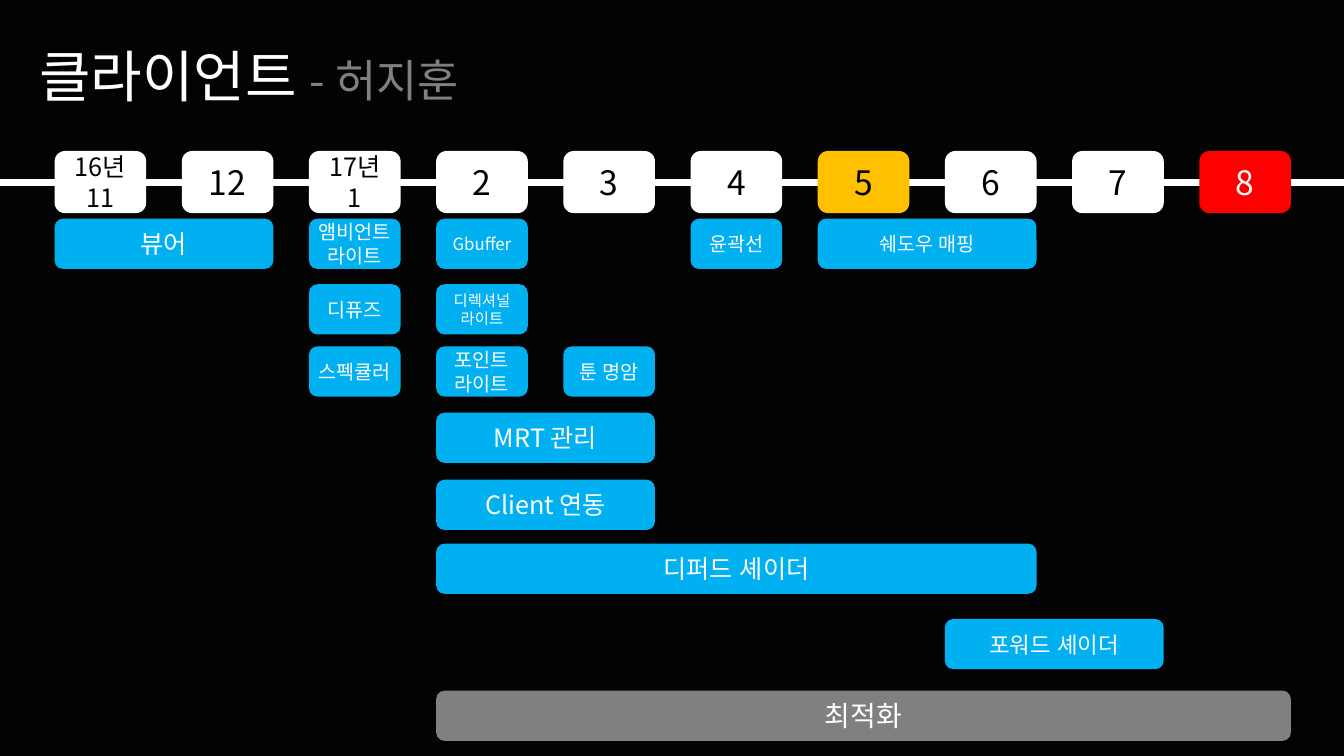
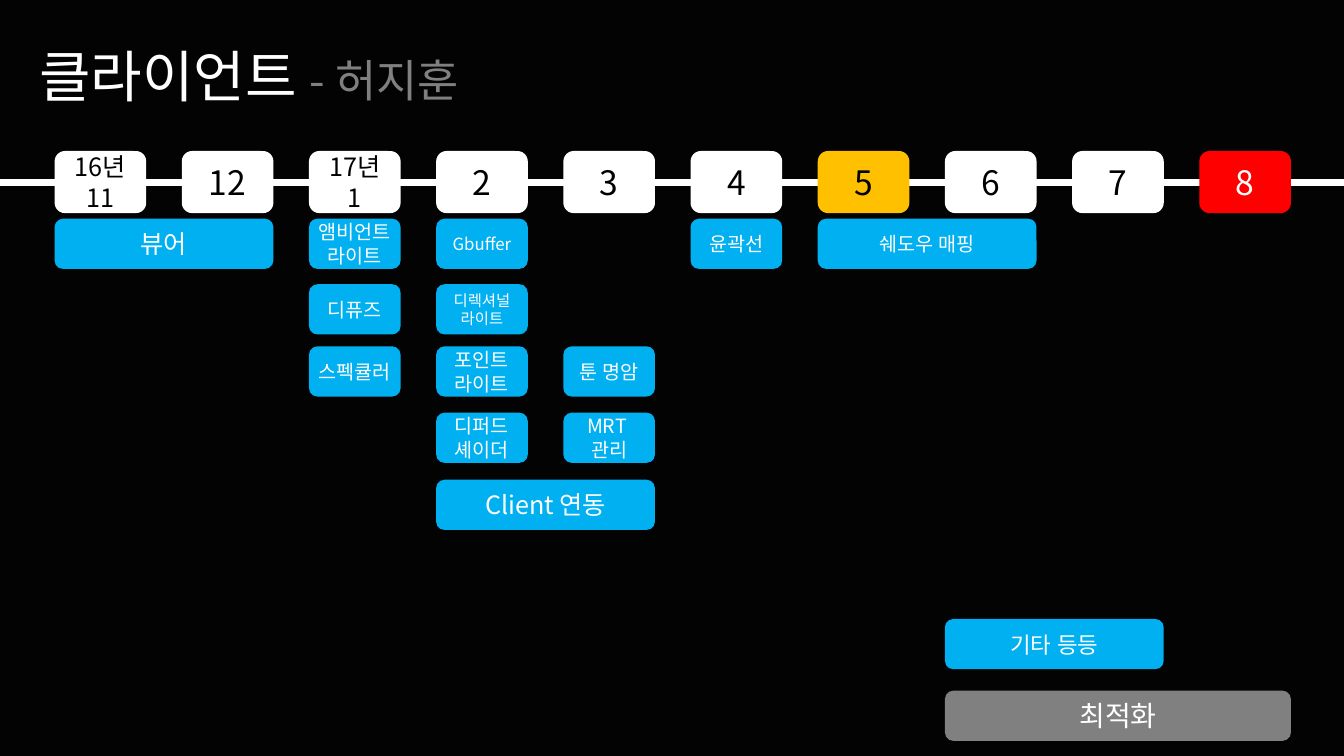
Before and after one commit to korleinster/gamebusdriver, a slide deck: slide 4 of documents/일정표(20170217).pptx. Drawn at 1344x756 pixels with LibreOffice and Linux fonts; fonts in the diff are those of the drawing; background and template pictures are left out. Boxes give left, top, right and bottom in pixels: in the first picture for what was removed or moved away, otherwise in the second. Text is boxed around its words. In the diff, an @@ line names an element or a change of style, - is before the commit and + after.

Commit message:
[허지훈]일정표
최종아님

```diff
--- a/documents/일정표(20170217).pptx
+++ b/documents/일정표(20170217).pptx
@@ rounded rectangle "디퍼드 셰이더": place and size @@
-rounded rectangle "디퍼드 셰이더" at [437, 543, 1037, 594]
+rounded rectangle "디퍼드 셰이더" at [437, 412, 528, 463]
@@ rounded rectangle "디퍼드 셰이더" at [437, 412, 528, 463]: size 18 to 14 pt @@
@@ rounded rectangle "MRT": place and size @@
-rounded rectangle "MRT" at [437, 412, 655, 463]
+rounded rectangle "MRT" at [564, 412, 655, 463]
@@ text in rounded rectangle at [587, 418, 627, 459]: text changed; size 18 to 14 pt @@
-MRT 관리
+MRT
+관리
@@ text in rounded rectangle at [1010, 634, 1098, 655]: text changed @@
-포워드 셰이더
+기타 등등
@@ rounded rectangle "최적화": place and size @@
-rounded rectangle "최적화" at [437, 691, 1292, 741]
+rounded rectangle "최적화" at [945, 691, 1291, 741]
```
